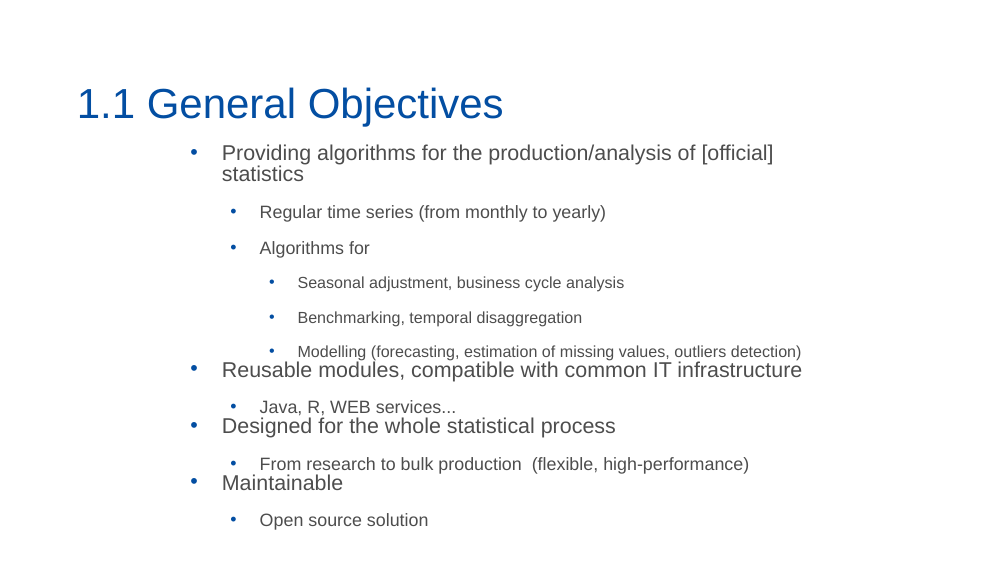
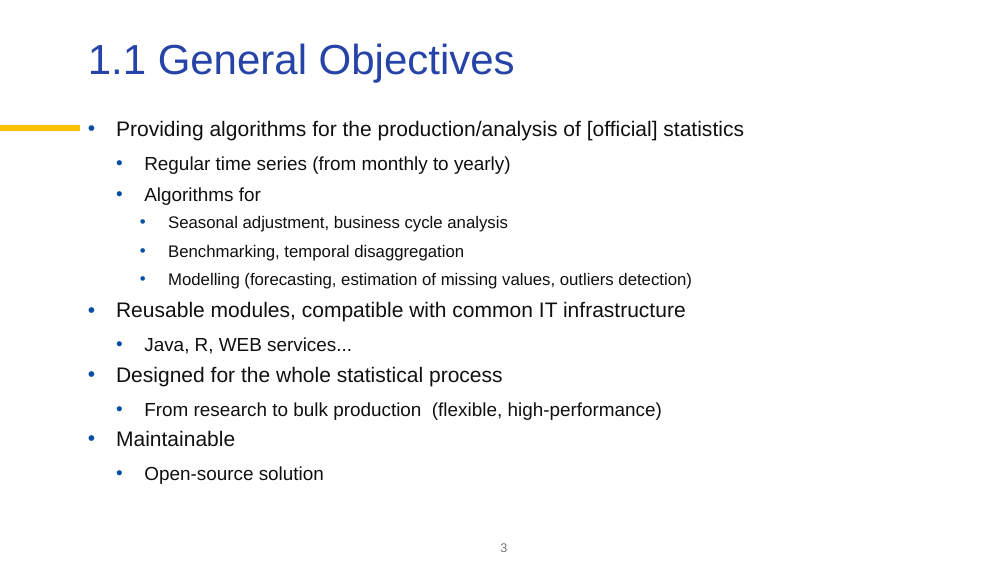
Before and after one commit to palatej/ESTP2026, a slide deck: slide 3 of 1.1 JD+ Overview.pptx. Drawn at 1008x567 pixels with LibreOffice and Linux fonts; fonts in the diff are those of the drawing; background and template pictures are left out. Boxes give left, top, right and bottom in pixels: in the first picture for what was removed or moved away, otherwise in the second. Text is boxed around its words. In the diff, an @@ line names an element or a change of style, - is before the commit and + after.

```diff
--- a/1.1 JD+ Overview.pptx
+++ b/1.1 JD+ Overview.pptx
@@ title "1.1 General Objectives": place and size @@
-title "1.1 General Objectives" at bbox=[77, 87, 504, 127]
+title "1.1 General Objectives" at bbox=[88, 43, 515, 82]
@@ title "1.1 General Objectives" at bbox=[88, 43, 515, 82]: text colour #034EA2 to #2644A7; vertical alignment bottom to top @@
@@ text "Providing algorithms for the production/analysis ...": place and size @@
-text "Providing algorithms for the production/analysis ..." at bbox=[222, 144, 802, 526]
+text "Providing algorithms for the production/analysis ..." at bbox=[116, 120, 744, 484]
@@ line added from (0, 129) to (80, 129), #FFC000 6 pt @@
@@ text at bbox=[116, 120, 744, 447]: size 20.4 to 20 pt in "Providing algorithms for the production/analysis of [officia ...", "Reusable modules, compatible with common IT infrastructure", "Designed for the whole statistical process", "Maintainable"; text colour #4D4D4D to #101010; size 17 to 18 pt in "Regular time series (from monthly to yearly)", "Algorithms for", "Java, R, WEB services...", "From research to bulk production (flexible, high-performance ..."; size 15.3 to 16 pt in "Seasonal adjustment, business cycle analysis", "Benchmarking, temporal disaggregation", "Modelling (forecasting, estimation of missing values, outlie ..."; indent changed; line spacing 0.8 to 0.9; more space between paragraphs; line spacing 0.8 to 1; less space between paragraphs @@
@@ text at bbox=[144, 466, 324, 484]: text changed; size 17 to 18 pt; text colour #4D4D4D to #101010 @@
-  • Open source solution
+  • Open-source solution
@@ page number added at bbox=[500, 543, 507, 552], 12 pt, text #767676 @@
+3
```
Also in this commit, not shown: 8 other slides changed, 1 slide added, 1 slide removed, 31 other files.
